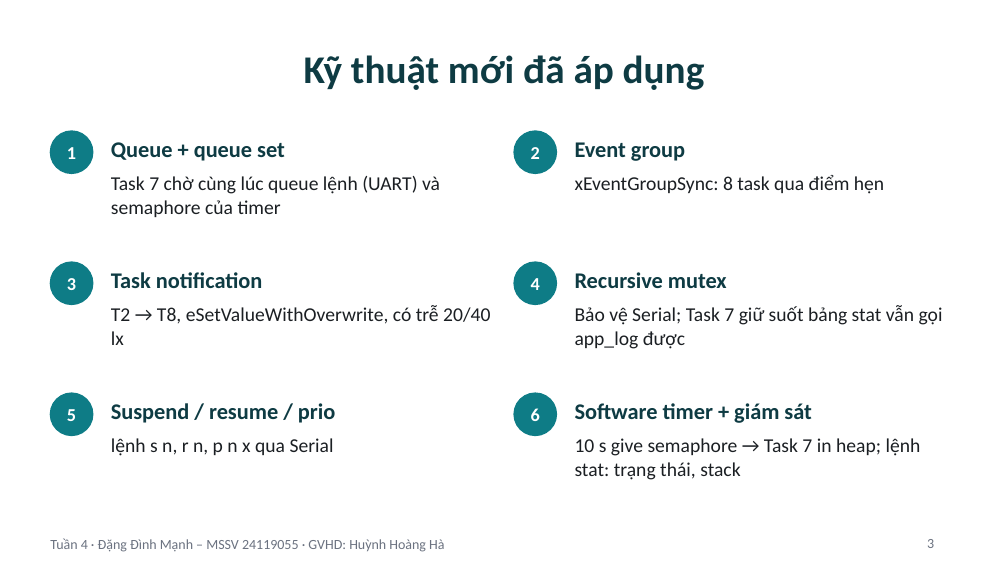
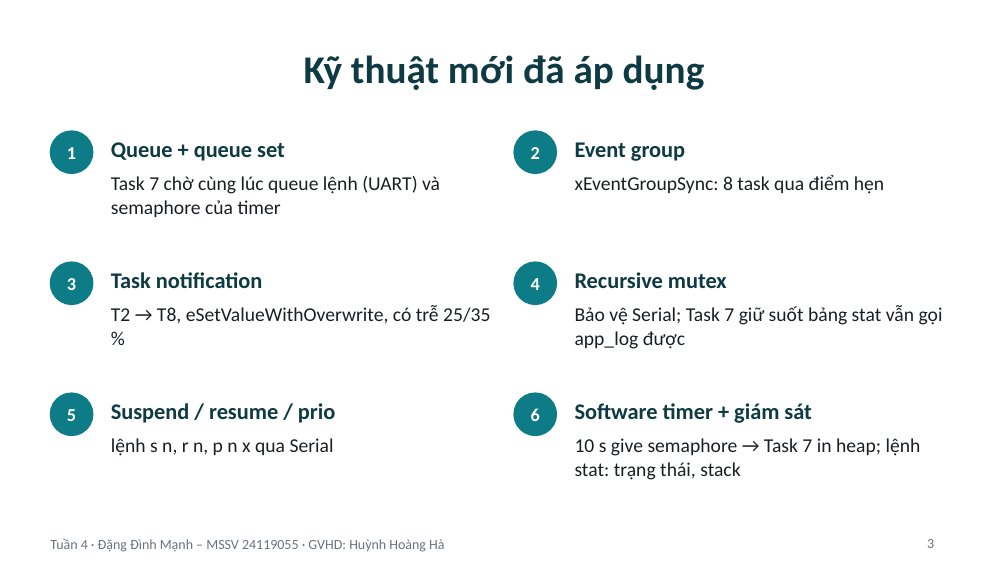
Before and after one commit to Astronaut216/rtos-freertos-esp32s3, a slide deck: slide 3 of 03_Reports/Slide_Tuan4_ProjectCaNhan.pptx. Drawn at 1008x567 pixels with LibreOffice and Linux fonts; fonts in the diff are those of the drawing. Boxes give left, top, right and bottom in pixels: in the first picture for what was removed or moved away, otherwise in the second. Text is boxed around its words. In the diff, an @@ line names an element or a change of style, - is before the commit and + after.

```diff
--- a/03_Reports/Slide_Tuan4_ProjectCaNhan.pptx
+++ b/03_Reports/Slide_Tuan4_ProjectCaNhan.pptx
@@ text at (x1=111, y1=305, x2=490, y2=324): text changed @@
-T2 → T8, eSetValueWithOverwrite, có trễ 20/40 lx
+T2 → T8, eSetValueWithOverwrite, có trễ 25/35 %
```
Also in this commit, not shown: 3 other slides changed, 21 other files.
